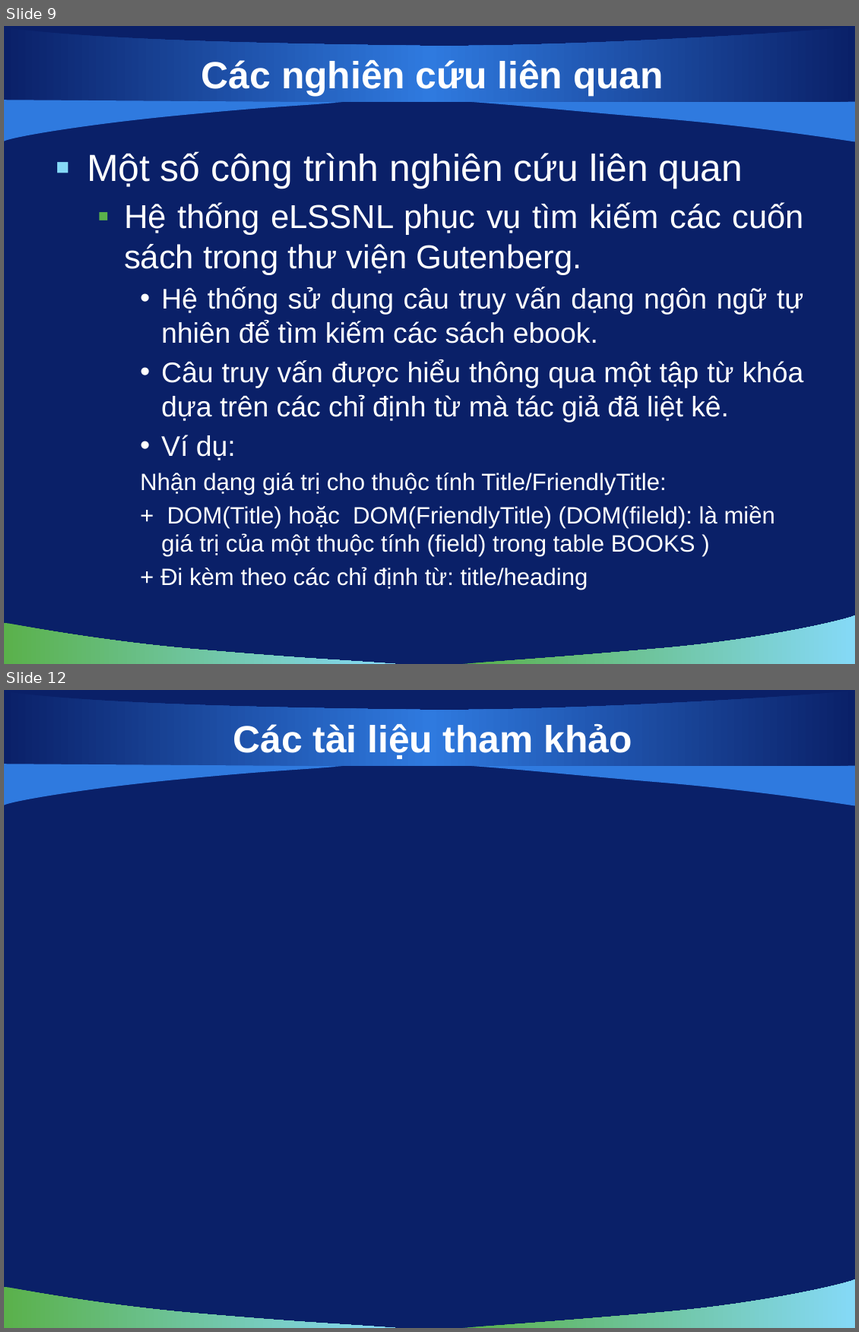
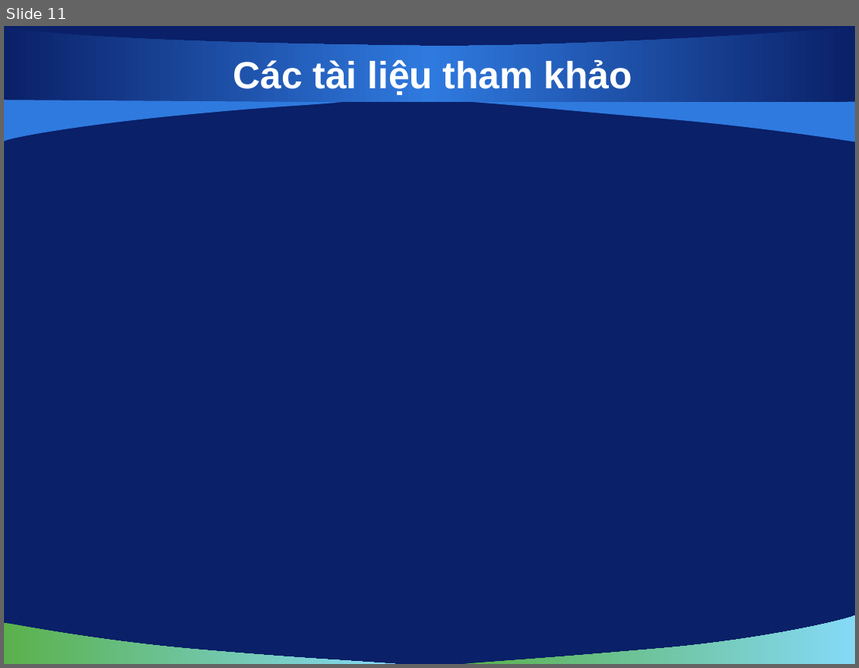
Before and after one commit to hungntit/filnalproject, a slide deck: De Cuong/bao cao luan van/slide 0.2.pptx. Shown one above the other, each under a label of ours: slides 9 and 12 before the commit, slide 11 after it; the slides between them are not shown. The pictures are 859x1332 and 859x668 pixels, drawn with LibreOffice and Linux fonts; fonts in the diff are those of the drawing; background and template pictures are left out. Boxes give left, top, right and bottom in pixels: in the first picture for what was removed or moved away, otherwise in the second. Text is boxed around its words. In the diff, an @@ line names an element or a change of style, - is before the commit and + after.

```diff
--- a/De Cuong/bao cao luan van/slide 0.2.pptx
+++ b/De Cuong/bao cao luan van/slide 0.2.pptx
@@ slide 9 removed at [4, 26, 855, 664], background picture (left out); not listed: 5 template elements that a slide beside it also shows @@
@@ title removed at [202, 60, 664, 96] @@
-Các nghiên cứu liên quan
@@ text removed at [87, 151, 804, 590] @@
-▪ Một số công trình nghiên cứu liên quan
-  ▪ Hệ thống eLSSNL phục vụ tìm kiếm các cuốn sách trong thư viện Gutenberg.
-    • Hệ thống sử dụng câu truy vấn dạng ngôn ngữ tự nhiên để tìm kiếm các sách ebook.
-    • Câu truy vấn được hiểu thông qua một tập từ khóa dựa trên các chỉ định từ mà tác giả đã liệt kê.
-    • Ví dụ:
-    Nhận dạng giá trị cho thuộc tính Title/FriendlyTitle:
-    + DOM(Title) hoặc DOM(FriendlyTitle) (DOM(fileld): là miền giá trị của một thuộc tính (field) trong table BOOKS )
-    + Đi kèm theo các chỉ định từ: title/heading
@@ what was slide 12 is now slide 11 @@
```
Also in this commit, not shown: 6 slides changed, 4 slides added, 4 other slides removed, 1 other file.
